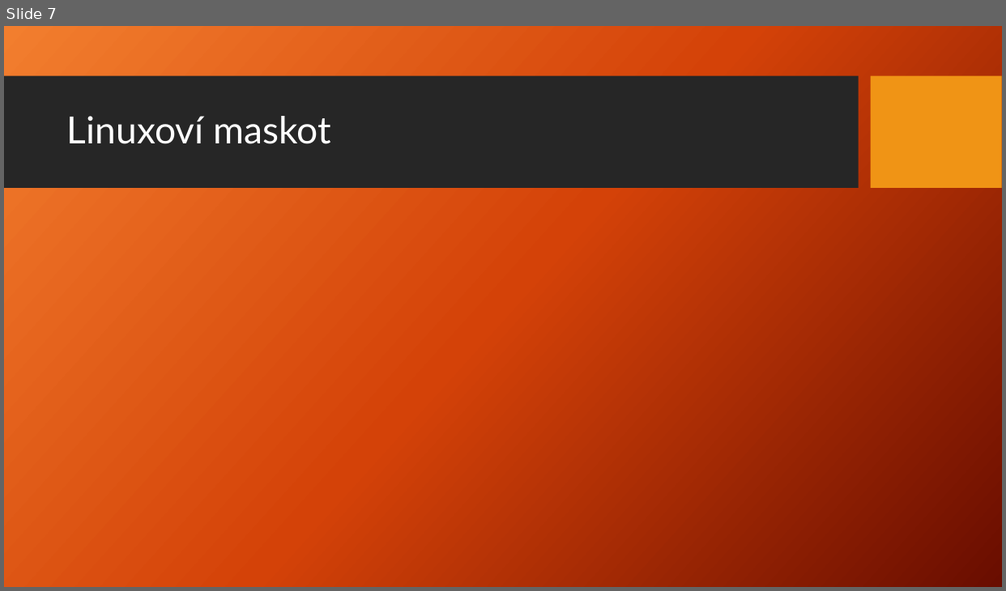
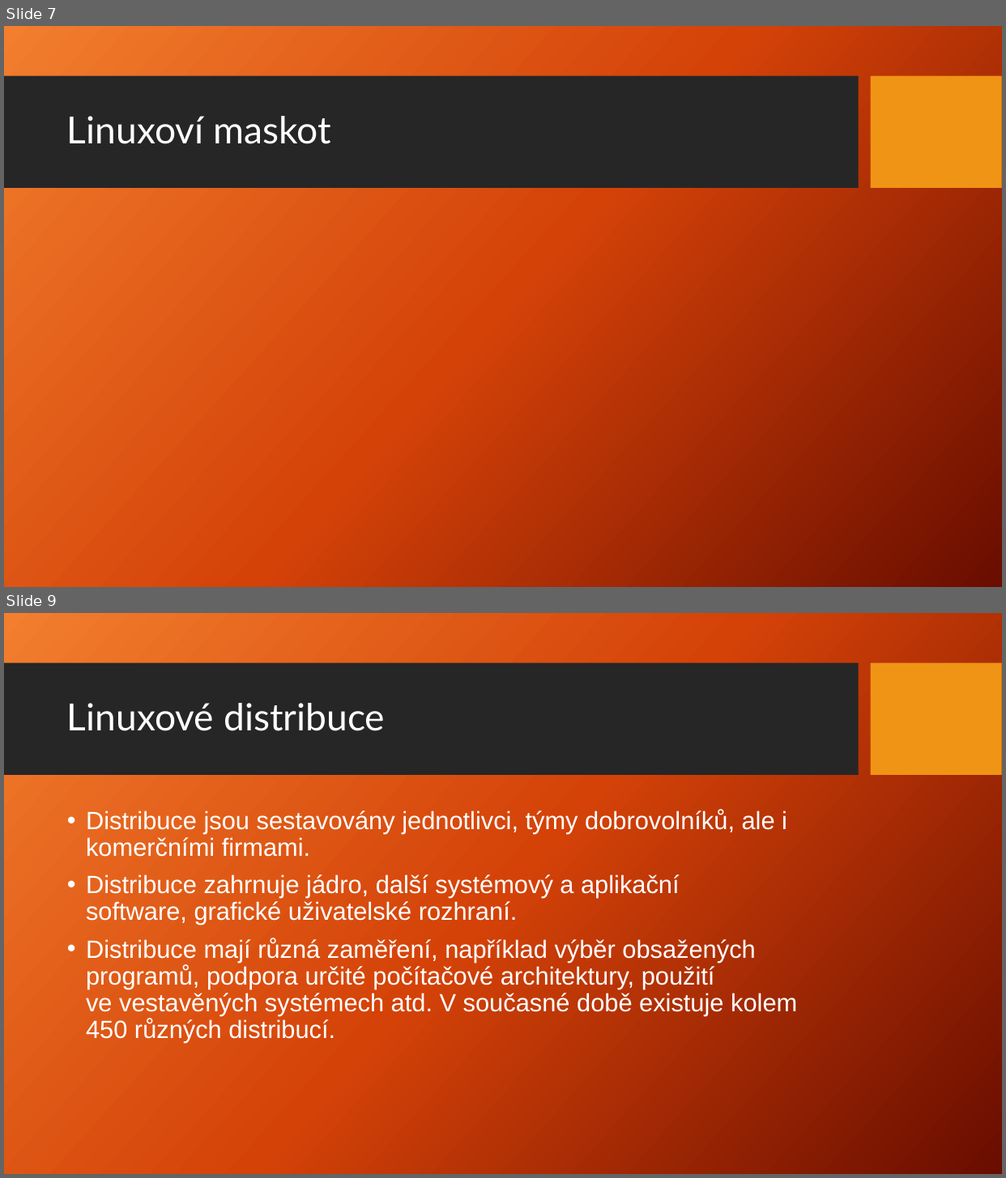
Before and after one commit to Jakub-Benes/Prezentace, a slide deck: Linux.pptx. Shown one above the other, each under a label of ours: slide 7 before the commit, slides 7 and 9 after it; the slides between them are not shown. The pictures are 1006x591 and 1006x1178 pixels, drawn with LibreOffice and Linux fonts; fonts in the diff are those of the drawing; background and template pictures are left out. Boxes give left, top, right and bottom in pixels: in the first picture for what was removed or moved away, otherwise in the second. Text is boxed around its words. In the diff, an @@ line names an element or a change of style, - is before the commit and + after.

```diff
--- a/Linux.pptx
+++ b/Linux.pptx
@@ slide 9 added at (4,613,1002,1174), background picture (left out); not listed: 2 template elements that a slide beside it also shows @@
@@ title added at (67,703,385,731), 36 pt, text #FFFFFF @@
+Linuxové distribuce
@@ text added at (86,809,797,1043), 24 pt, text #FFFFFF @@
+• Distribuce jsou sestavovány jednotlivci, týmy dobrovolníků, ale i komerčními firmami.
+• Distribuce zahrnuje jádro, další systémový a aplikační software, grafické uživatelské rozhraní.
+• Distribuce mají různá zaměření, například výběr obsažených programů, podpora určité počítačové architektury, použití ve vestavěných systémech atd. V současné době existuje kolem 450 různých distribucí.
```
Also in this commit, not shown: 8 slides changed, 4 other slides added, 1 slide removed.
